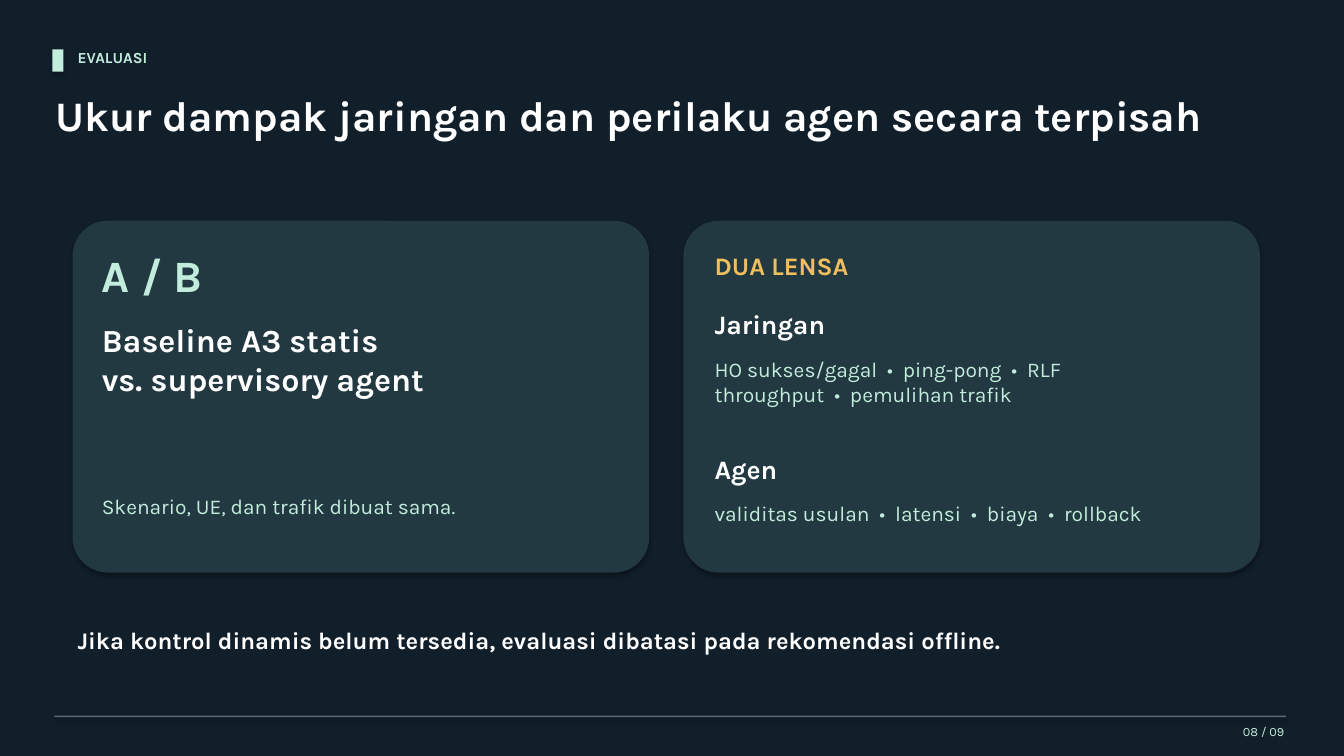
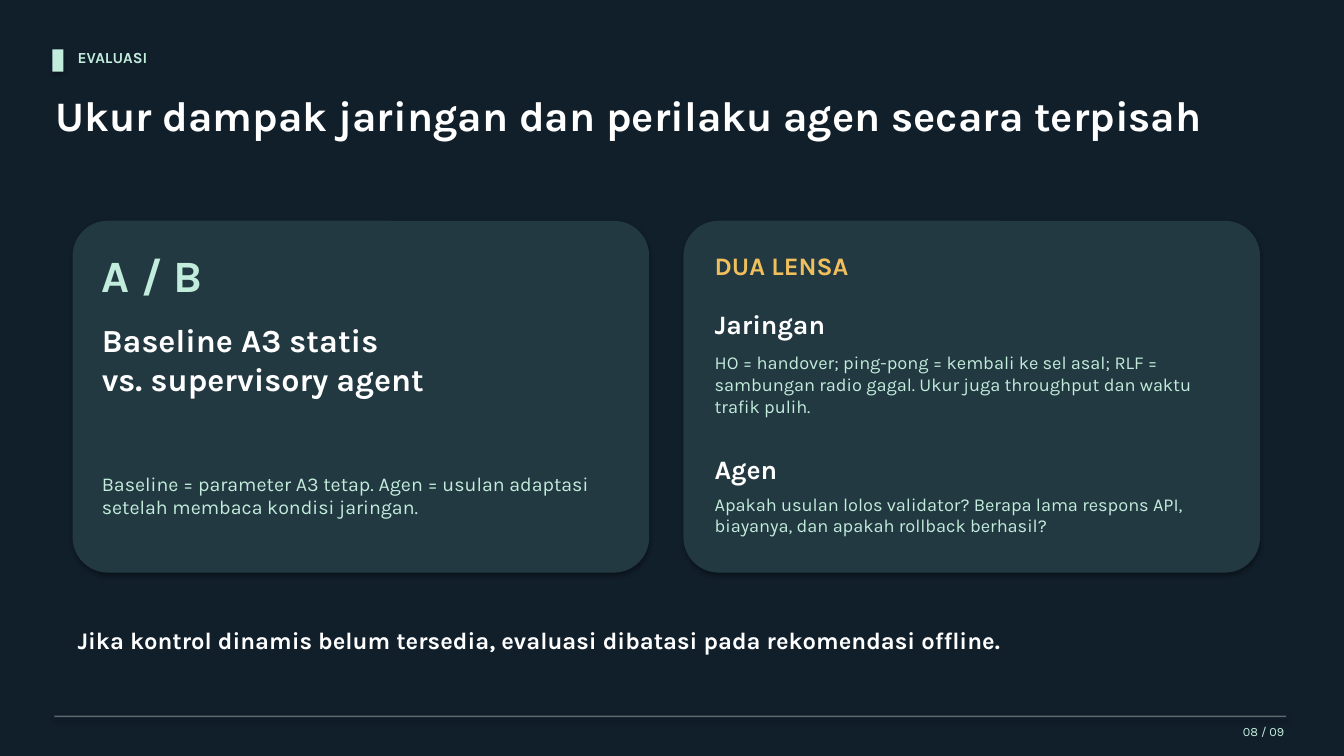
Before and after one commit to Neiljustiin/Codex-Cloud, a slide deck: slide 8 of Pitchdeck_TA_Supervisory_Agent_Alternatif.pptx. Drawn at 1344x756 pixels with LibreOffice and Linux fonts; fonts in the diff are those of the drawing. Boxes give left, top, right and bottom in pixels: in the first picture for what was removed or moved away, otherwise in the second. Text is boxed around its words. In the diff, an @@ line names an element or a change of style, - is before the commit and + after.

```diff
--- a/Pitchdeck_TA_Supervisory_Agent_Alternatif.pptx
+++ b/Pitchdeck_TA_Supervisory_Agent_Alternatif.pptx
@@ text at (715,356,1191,418): text changed; size 15 to 13 pt @@
-HO sukses/gagal • ping-pong • RLF
-throughput • pemulihan trafik
+HO = handover; ping-pong = kembali ke sel asal; RLF = sambungan radio gagal. Ukur juga throughput dan waktu trafik pulih.
@@ text at (102,477,588,519): text changed; size 15 to 14 pt @@
-Skenario, UE, dan trafik dibuat sama.
+Baseline = parameter A3 tetap. Agen = usulan adaptasi setelah membaca kondisi jaringan.
@@ text at (715,498,1182,537): text changed; size 15 to 13 pt @@
-validitas usulan • latensi • biaya • rollback
+Apakah usulan lolos validator? Berapa lama respons API, biayanya, dan apakah rollback berhasil?
```
Also in this commit, not shown: 6 other slides changed, 1 other file.
